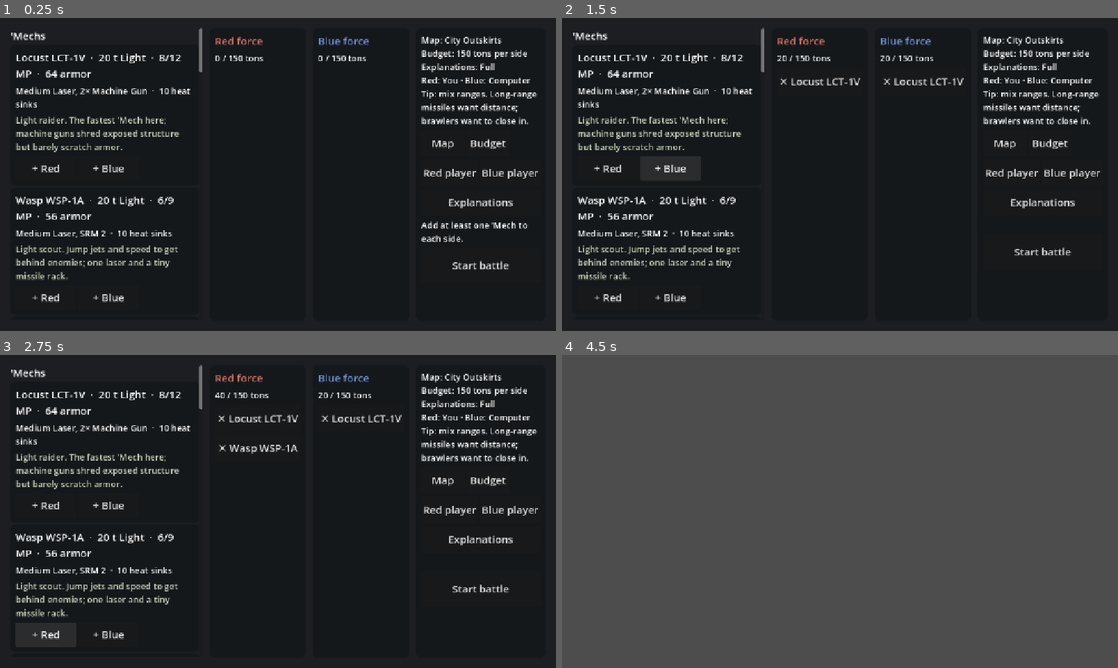
Above: before the commit, frames 1-4 (two rows, left to right).
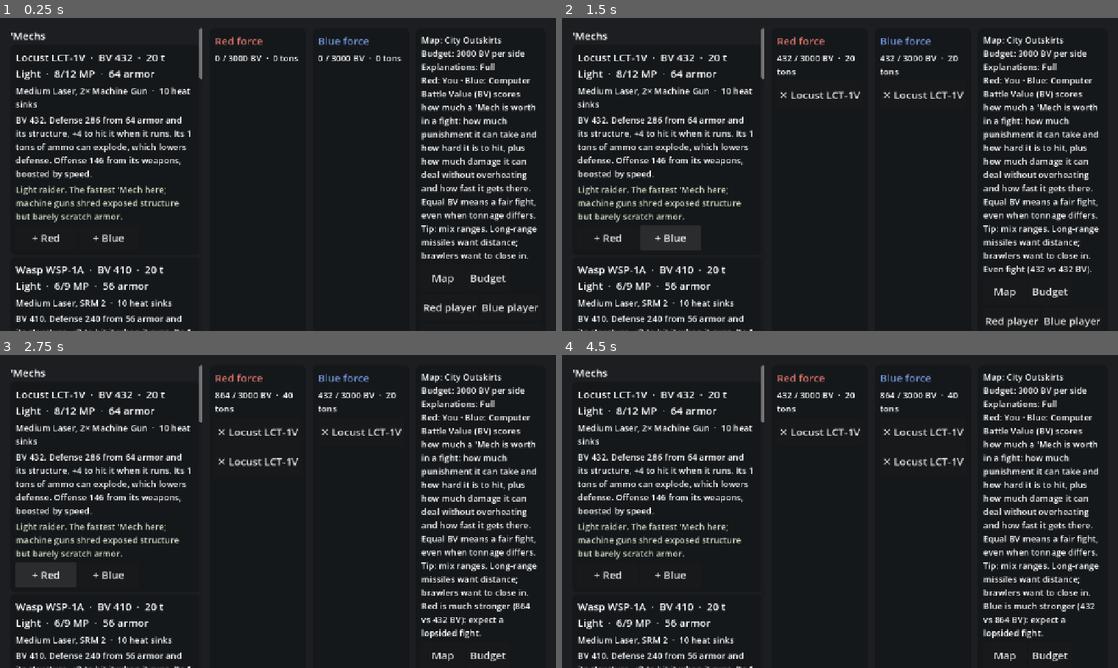
Above: after the commit, the same moments.

Repository: drag0nblad3/BtechMobile
Game: Godot game, scene res://scenes/menu.tscn
Same seed, same stepped clock (60 frames per second), same inputs: the game is played once before the commit and once after it.
Inputs (mouse positions are in pixels of both pictures, inside the frame that each line leads up to):
- Up to frame 1 (0.25 s): no input
- Up to frame 2 (1.5 s): click "+ Red" at 0.5 s; click "+ Blue" at 1.25 s
- Up to frame 3 (2.75 s): click "+ Red" at 2 s
- Up to frame 4 (4.5 s): click "+ Blue" at 2.75 s; click (1040, 589) at 3.5 s, where only the run before the commit has a clickable "Start battle"; click (817, 433) at 4.25 s, where only the run after the commit has a clickable "✕ Locust LCT-1V"

The runs differ from the first frame. In frame 1, 11% of the frame differs, in the area x 2-97%, y 10-100%; in frame 2, 12%; in frame 3, 12%; in frame 4, 97%, in the area x 0-100%, y 0-100%.
Error before the commit: Parse Error: Identifier "BattleEnvironment" not declared in the current scope. (res://src/view/battle/battle_scene.gd:31)

Commit message:
Battle Value budgets and balance explanations in the force builder
Co-Authored-By: Claude Opus 5.5 <noreply@anthropic.com>
Claude-Session: https://claude.ai/code/session_01LRZhwz9GXU4qsCrKEJ11Bp

Diff:
--- a/data/weapons.json
+++ b/data/weapons.json
@@ -1,21 +1,21 @@
 {
   "weapons": [
-    {"id": "small_laser", "name": "Small Laser", "type": "energy", "heat": 1, "damage": 3, "min": 0, "short": 1, "medium": 2, "long": 3, "slots": 1},
-    {"id": "medium_laser", "name": "Medium Laser", "type": "energy", "heat": 3, "damage": 5, "min": 0, "short": 3, "medium": 6, "long": 9, "slots": 1},
-    {"id": "large_laser", "name": "Large Laser", "type": "energy", "heat": 8, "damage": 8, "min": 0, "short": 5, "medium": 10, "long": 15, "slots": 2},
-    {"id": "ppc", "name": "PPC", "type": "energy", "heat": 10, "damage": 10, "min": 3, "short": 6, "medium": 12, "long": 18, "slots": 3},
-    {"id": "flamer", "name": "Flamer", "type": "energy", "heat": 3, "damage": 2, "min": 0, "short": 1, "medium": 2, "long": 3, "slots": 1},
-    {"id": "machine_gun", "name": "Machine Gun", "type": "ballistic", "heat": 0, "damage": 2, "min": 0, "short": 1, "medium": 2, "long": 3, "slots": 1, "ammo_per_ton": 200},
-    {"id": "ac2", "name": "AC/2", "type": "ballistic", "heat": 1, "damage": 2, "min": 4, "short": 8, "medium": 16, "long": 24, "slots": 1, "ammo_per_ton": 45},
-    {"id": "ac5", "name": "AC/5", "type": "ballistic", "heat": 1, "damage": 5, "min": 3, "short": 6, "medium": 12, "long": 18, "slots": 4, "ammo_per_ton": 20},
-    {"id": "ac10", "name": "AC/10", "type": "ballistic", "heat": 3, "damage": 10, "min": 0, "short": 5, "medium": 10, "long": 15, "slots": 7, "ammo_per_ton": 10},
-    {"id": "ac20", "name": "AC/20", "type": "ballistic", "heat": 7, "damage": 20, "min": 0, "short": 3, "medium": 6, "long": 9, "slots": 10, "ammo_per_ton": 5},
-    {"id": "srm2", "name": "SRM 2", "type": "missile", "heat": 2, "damage": 2, "missiles": 2, "group": 1, "min": 0, "short": 3, "medium": 6, "long": 9, "slots": 1, "ammo_per_ton": 50},
-    {"id": "srm4", "name": "SRM 4", "type": "missile", "heat": 3, "damage": 2, "missiles": 4, "group": 1, "min": 0, "short": 3, "medium": 6, "long": 9, "slots": 1, "ammo_per_ton": 25},
-    {"id": "srm6", "name": "SRM 6", "type": "missile", "heat": 4, "damage": 2, "missiles": 6, "group": 1, "min": 0, "short": 3, "medium": 6, "long": 9, "slots": 2, "ammo_per_ton": 15},
-    {"id": "lrm5", "name": "LRM 5", "type": "missile", "heat": 2, "damage": 1, "missiles": 5, "group": 5, "min": 6, "short": 7, "medium": 14, "long": 21, "slots": 1, "ammo_per_ton": 24},
-    {"id": "lrm10", "name": "LRM 10", "type": "missile", "heat": 4, "damage": 1, "missiles": 10, "group": 5, "min": 6, "short": 7, "medium": 14, "long": 21, "slots": 2, "ammo_per_ton": 12},
-    {"id": "lrm15", "name": "LRM 15", "type": "missile", "heat": 5, "damage": 1, "missiles": 15, "group": 5, "min": 6, "short": 7, "medium": 14, "long": 21, "slots": 3, "ammo_per_ton": 8},
-    {"id": "lrm20", "name": "LRM 20", "type": "missile", "heat": 6, "damage": 1, "missiles": 20, "group": 5, "min": 6, "short": 7, "medium": 14, "long": 21, "slots": 5, "ammo_per_ton": 6}
+    {"id": "small_laser", "name": "Small Laser", "type": "energy", "heat": 1, "damage": 3, "min": 0, "short": 1, "medium": 2, "long": 3, "bv": 9, "slots": 1},
+    {"id": "medium_laser", "name": "Medium Laser", "type": "energy", "heat": 3, "damage": 5, "min": 0, "short": 3, "medium": 6, "long": 9, "bv": 46, "slots": 1},
+    {"id": "large_laser", "name": "Large Laser", "type": "energy", "heat": 8, "damage": 8, "min": 0, "short": 5, "medium": 10, "long": 15, "bv": 123, "slots": 2},
+    {"id": "ppc", "name": "PPC", "type": "energy", "heat": 10, "damage": 10, "min": 3, "short": 6, "medium": 12, "long": 18, "bv": 176, "slots": 3},
+    {"id": "flamer", "name": "Flamer", "type": "energy", "heat": 3, "damage": 2, "min": 0, "short": 1, "medium": 2, "long": 3, "bv": 6, "slots": 1},
+    {"id": "machine_gun", "name": "Machine Gun", "type": "ballistic", "heat": 0, "damage": 2, "min": 0, "short": 1, "medium": 2, "long": 3, "bv": 5, "ammo_bv": 1, "slots": 1, "ammo_per_ton": 200},
+    {"id": "ac2", "name": "AC/2", "type": "ballistic", "heat": 1, "damage": 2, "min": 4, "short": 8, "medium": 16, "long": 24, "bv": 37, "ammo_bv": 5, "slots": 1, "ammo_per_ton": 45},
+    {"id": "ac5", "name": "AC/5", "type": "ballistic", "heat": 1, "damage": 5, "min": 3, "short": 6, "medium": 12, "long": 18, "bv": 70, "ammo_bv": 9, "slots": 4, "ammo_per_ton": 20},
+    {"id": "ac10", "name": "AC/10", "type": "ballistic", "heat": 3, "damage": 10, "min": 0, "short": 5, "medium": 10, "long": 15, "bv": 123, "ammo_bv": 15, "slots": 7, "ammo_per_ton": 10},
+    {"id": "ac20", "name": "AC/20", "type": "ballistic", "heat": 7, "damage": 20, "min": 0, "short": 3, "medium": 6, "long": 9, "bv": 178, "ammo_bv": 22, "slots": 10, "ammo_per_ton": 5},
+    {"id": "srm2", "name": "SRM 2", "type": "missile", "heat": 2, "damage": 2, "missiles": 2, "group": 1, "min": 0, "short": 3, "medium": 6, "long": 9, "bv": 21, "ammo_bv": 3, "slots": 1, "ammo_per_ton": 50},
+    {"id": "srm4", "name": "SRM 4", "type": "missile", "heat": 3, "damage": 2, "missiles": 4, "group": 1, "min": 0, "short": 3, "medium": 6, "long": 9, "bv": 39, "ammo_bv": 5, "slots": 1, "ammo_per_ton": 25},
+    {"id": "srm6", "name": "SRM 6", "type": "missile", "heat": 4, "damage": 2, "missiles": 6, "group": 1, "min": 0, "short": 3, "medium": 6, "long": 9, "bv": 59, "ammo_bv": 7, "slots": 2, "ammo_per_ton": 15},
+    {"id": "lrm5", "name": "LRM 5", "type": "missile", "heat": 2, "damage": 1, "missiles": 5, "group": 5, "min": 6, "short": 7, "medium": 14, "long": 21, "bv": 45, "ammo_bv": 6, "slots": 1, "ammo_per_ton": 24},
+    {"id": "lrm10", "name": "LRM 10", "type": "missile", "heat": 4, "damage": 1, "missiles": 10, "group": 5, "min": 6, "short": 7, "medium": 14, "long": 21, "bv": 90, "ammo_bv": 11, "slots": 2, "ammo_per_ton": 12},
+    {"id": "lrm15", "name": "LRM 15", "type": "missile", "heat": 5, "damage": 1, "missiles": 15, "group": 5, "min": 6, "short": 7, "medium": 14, "long": 21, "bv": 136, "ammo_bv": 17, "slots": 3, "ammo_per_ton": 8},
+    {"id": "lrm20", "name": "LRM 20", "type": "missile", "heat": 6, "damage": 1, "missiles": 20, "group": 5, "min": 6, "short": 7, "medium": 14, "long": 21, "bv": 181, "ammo_bv": 23, "slots": 5, "ammo_per_ton": 6}
   ]
 }
--- /dev/null
+++ b/src/core/explain/bv_text.gd
@@ -0,0 +1,38 @@
+class_name BvText
+extends RefCounted
+## Explains where a design's Battle Value comes from, in our own words.
+
+const WHAT_IS_BV := "Battle Value (BV) scores how much a 'Mech is worth in a fight: " \
+		+ "how much punishment it can take and how hard it is to hit, plus how much " \
+		+ "damage it can deal without overheating and how fast it gets there. " \
+		+ "Equal BV means a fair fight, even when tonnage differs."
+
+
+## One line for the force builder catalog. Empty at Off.
+static func line(def: UnitDef, level: int) -> String:
+	var b := BattleValue.breakdown(def)
+	if level == ExplainLevel.OFF:
+		return ""
+	if level == ExplainLevel.LIGHT:
+		return "Defense %d · offense %d" % [roundi(b["defensive"]), roundi(b["offensive"])]
+	var parts: Array[String] = ["BV %d." % b["total"]]
+	parts.append("Defense %d from %d armor and its structure%s." % [roundi(b["defensive"]),
+			def.total_armor(), (", +%d to hit it when it runs" % b["tmm"]) if b["tmm"] > 0 else ""])
+	if b["ammo_penalty"] > 0:
+		parts.append("Its %d tons of ammo can explode, which lowers defense." % def.ammo_mounts.size())
+	parts.append("Offense %d from its weapons%s." % [roundi(b["offensive"]),
+			", boosted by speed" if b["speed_factor"] > 1.0 else (", reduced by low speed" if b["speed_factor"] < 1.0 else "")])
+	var halved: Array = b["halved"]
+	if not halved.is_empty():
+		var names := _unique(halved)
+		parts.append("%s count%s half: it can't fire everything without overheating." % [
+				", ".join(names), "" if names.size() > 1 else "s"])
+	return " ".join(parts)
+
+
+static func _unique(names: Array) -> PackedStringArray:
+	var out := PackedStringArray()
+	for n: String in names:
+		if not out.has(n):
+			out.append(n)
+	return out
--- /dev/null
+++ b/src/core/forces/battle_value.gd
@@ -0,0 +1,93 @@
+class_name BattleValue
+extends RefCounted
+## Battle Value: one number for how much a design is worth in a fight, used
+## to balance forces. Defensive part (armor, structure, how hard it is to hit)
+## plus offensive part (weapons it can fire without overheating, ammo, speed).
+## TODO(rules): simplified BV 2 for standard-tech 'Mechs. Rear weapons count
+## half, every ton of ammo costs 15, no CASE, no pilot skill adjustment.
+
+const ARMOR_MULT := 2.5
+const STRUCTURE_MULT := 1.5
+const GYRO_MULT := 0.5
+const AMMO_PENALTY := 15
+const RUN_HEAT := 2
+const JUMP_HEAT_MIN := 3
+
+
+## Total BV, rounded.
+static func of(def: UnitDef) -> int:
+	return int(breakdown(def)["total"])
+
+
+## All the parts, for explanations. Keys: total, defensive, offensive,
+## armor, structure, gyro, ammo_penalty, tmm, def_factor, weapons, ammo,
+## tonnage, heat_capacity, speed_mp, speed_factor, halved (weapon names).
+static func breakdown(def: UnitDef) -> Dictionary:
+	var b := {}
+	b["armor"] = def.total_armor() * ARMOR_MULT
+	var structure := 0
+	for loc in Location.COUNT:
+		structure += StructureTable.points(def.tonnage, loc)
+	b["structure"] = structure * STRUCTURE_MULT
+	b["gyro"] = def.tonnage * GYRO_MULT
+	b["ammo_penalty"] = def.ammo_mounts.size() * AMMO_PENALTY
+	var tmm := maxi(ToHitCalc.target_movement_mod(def.run_mp()),
+			ToHitCalc.target_movement_mod(def.jump_mp, true) if def.jump_mp > 0 else 0)
+	b["tmm"] = tmm
+	b["def_factor"] = 1.0 + tmm / 10.0
+	var base: float = b["armor"] + b["structure"] + b["gyro"] - b["ammo_penalty"]
+	b["defensive"] = maxf(1.0, base) * b["def_factor"]
+	_weapons(def, b)
+	b["ammo"] = _ammo(def)
+	b["tonnage"] = float(def.tonnage)
+	b["speed_mp"] = def.run_mp() + roundi(def.jump_mp / 2.0)
+	b["speed_factor"] = snappedf(pow(1.0 + (b["speed_mp"] - 5) / 10.0, 1.2), 0.01)
+	b["offensive"] = (b["weapons"] + b["ammo"] + b["tonnage"]) * b["speed_factor"]
+	b["total"] = roundi(b["defensive"] + b["offensive"])
+	return b
+
+
+## Weapons from best to worst; once their heat passes what the 'Mech can sink
+## while moving, the rest count half.
+static func _weapons(def: UnitDef, b: Dictionary) -> void:
+	var move_heat := RUN_HEAT
+	if def.jump_mp > 0:
+		move_heat = maxi(move_heat, maxi(JUMP_HEAT_MIN, def.jump_mp))
+	var capacity := 6 + def.heat_sinks - move_heat
+	b["heat_capacity"] = capacity
+	var mounts := def.weapon_mounts.duplicate()
+	mounts.sort_custom(func(x: Dictionary, y: Dictionary) -> bool:
+		var wx: WeaponDef = x["weapon"]
+		var wy: WeaponDef = y["weapon"]
+		return wx.bv > wy.bv if wx.bv != wy.bv else wx.heat < wy.heat)
+	var total := 0.0
+	var heat := 0
+	var halved: Array[String] = []
+	for m: Dictionary in mounts:
+		var w: WeaponDef = m["weapon"]
+		var value := float(w.bv)
+		if m["rear"]:
+			value *= 0.5
+		if heat > capacity:
+			value *= 0.5
+			halved.append(w.name)
+		heat += w.heat
+		total += value
+	b["weapons"] = total
+	b["halved"] = halved
+
+
+## Ammo is worth no more than the weapons that fire it.
+static func _ammo(def: UnitDef) -> float:
+	var per_weapon := {}
+	for a: Dictionary in def.ammo_mounts:
+		var w: WeaponDef = a["weapon"]
+		per_weapon[w.id] = int(per_weapon.get(w.id, 0)) + w.ammo_bv
+	var cap := {}
+	for m: Dictionary in def.weapon_mounts:
+		var w: WeaponDef = m["weapon"]
+		cap[w.id] = int(cap.get(w.id, 0)) + w.bv
+	var total := 0.0
+	for id: String in per_weapon:
+		total += mini(per_weapon[id], int(cap.get(id, 0)))
+	return total
--- a/src/core/forces/force_builder.gd
+++ b/src/core/forces/force_builder.gd
@@ -1,26 +1,32 @@
 class_name ForceBuilder
 extends RefCounted
-## Builds two forces under a tonnage budget, then deploys them on a map:
+## Builds two forces under a Battle Value budget, then deploys them on a map:
 ## side 0 along the south edge facing north, side 1 along the north edge.
-## TODO(rules): Battle Value balancing instead of plain tonnage.
 
 const MAX_UNITS := 4
-const BUDGETS := [100, 150, 200, 300, 400]
+const BUDGETS := [2000, 3000, 4500, 6000, 8000]
 
 var units: UnitDb
-var budget: int = 150
+var budget: int = 3000  ## Battle Value per side.
 var rosters: Array = [[], []]  ## Per side: Array[String] of UnitDef ids.
 
 
-func _init(unit_db: UnitDb, tons: int = 150) -> void:
+func _init(unit_db: UnitDb, bv_budget: int = 3000) -> void:
 	units = unit_db
-	budget = tons
+	budget = bv_budget
 
 
 func tons(side: int) -> int:
 	var n := 0
 	for id: String in rosters[side]:
 		n += units.get_def(id).tonnage
+	return n
+
+
+func bv(side: int) -> int:
+	var n := 0
+	for id: String in rosters[side]:
+		n += BattleValue.of(units.get_def(id))
 	return n
 
 
@@ -31,8 +37,8 @@
 		return "Unknown design"
 	if rosters[side].size() >= MAX_UNITS:
 		return "A lance is at most %d 'Mechs" % MAX_UNITS
-	if tons(side) + def.tonnage > budget:
-		return "Over budget: %d of %d tons left" % [budget - tons(side), budget]
+	if bv(side) + BattleValue.of(def) > budget:
+		return "Over budget: %d of %d BV left" % [budget - bv(side), budget]
 	return ""
 
 
@@ -46,6 +52,21 @@
 func remove(side: int, index: int) -> void:
 	if index >= 0 and index < rosters[side].size():
 		rosters[side].remove_at(index)
+
+
+## How even the two forces are, in plain words ("" until both have units).
+func balance_text() -> String:
+	var a := bv(0)
+	var b := bv(1)
+	if a == 0 or b == 0:
+		return ""
+	var diff := absf(a - b) / float(maxi(a, b))
+	var stronger := Names.side(0 if a > b else 1)
+	if diff < 0.05:
+		return "Even fight (%d vs %d BV)." % [a, b]
+	if diff < 0.15:
+		return "%s is a little stronger (%d vs %d BV)." % [stronger, a, b]
+	return "%s is much stronger (%d vs %d BV): expect a lopsided fight." % [stronger, a, b]
 
 
 func ready_to_fight() -> bool:
--- a/src/core/units/weapon_def.gd
+++ b/src/core/units/weapon_def.gd
@@ -18,6 +18,8 @@
 var long_range: int
 var slots: int
 var ammo_per_ton: int  ## 0 = no ammo needed.
+var bv: int           ## Battle Value of the weapon.
+var ammo_bv: int       ## Battle Value of one ton of its ammo.
 
 
 static func from_dict(d: Dictionary) -> WeaponDef:
@@ -35,6 +37,8 @@
 	w.long_range = int(d["long"])
 	w.slots = int(d.get("slots", 1))
 	w.ammo_per_ton = int(d.get("ammo_per_ton", 0))
+	w.bv = int(d.get("bv", 0))
+	w.ammo_bv = int(d.get("ammo_bv", 0))
 	return w
 
 
--- a/src/view/menu/force_builder_screen.gd
+++ b/src/view/menu/force_builder_screen.gd
@@ -1,6 +1,6 @@
 class_name ForceBuilderScreen
 extends Control
-## Pick a map, a tonnage budget and up to four 'Mechs per side, then start.
+## Pick a map, a Battle Value budget and up to four 'Mechs per side, then start.
 ## Both sides are played on this device (hot seat) for now.
 
 var db: UnitDb
@@ -11,6 +11,7 @@
 var _totals: Array[Label] = []
 var _status: Label
 var _info: Label
+var _bv_labels: Array = []  ## [Label, UnitDef] per catalog entry.
 var bot_sides := [1]
 
 
@@ -50,9 +51,11 @@
 	UiKit.label(list, "'Mechs")
 	for def in db.sorted_defs():
 		var box := UiKit.panel(list)
-		UiKit.label(box, "%s  ·  %d t %s  ·  %d/%d MP  ·  %d armor" % [def.display_name(),
-				def.tonnage, def.weight_class(), def.walk_mp, def.run_mp(), def.total_armor()])
+		UiKit.label(box, "%s  ·  BV %d  ·  %d t %s  ·  %d/%d MP  ·  %d armor" % [def.display_name(),
+				BattleValue.of(def), def.tonnage, def.weight_class(), def.walk_mp, def.run_mp(), def.total_armor()])
 		UiKit.label(box, _weapons_line(def), UiKit.SMALL)
+		var bv_line := BvText.line(def, GameSettings.explain_level)
+		_bv_labels.append([UiKit.label(box, bv_line, UiKit.SMALL), def])
 		if def.role != "":
 			UiKit.label(box, def.role, UiKit.SMALL).modulate = Color(0.8, 0.85, 0.75)
 		var row := HBoxContainer.new()
@@ -121,17 +124,24 @@
 func _refresh() -> void:
 	for side in 2:
 		UiKit.clear(_rosters[side])
-		_totals[side].text = "%d / %d tons" % [builder.tons(side), builder.budget]
+		_totals[side].text = "%d / %d BV  ·  %d tons" % [builder.bv(side), builder.budget, builder.tons(side)]
 		var ids: Array = builder.rosters[side]
 		for i in ids.size():
 			UiKit.button(_rosters[side], "✕ " + db.get_def(ids[i]).display_name(),
 					func(): builder.remove(side, i); _refresh())
 	var map_name: String = JsonFile.read(maps[map_index]).get("name", "?")
-	_info.text = "Map: %s\nBudget: %d tons per side\nExplanations: %s\nRed: %s · Blue: %s" % [map_name,
+	for pair: Array in _bv_labels:
+		pair[0].text = BvText.line(pair[1], GameSettings.explain_level)
+		pair[0].visible = pair[0].text != ""
+	_info.text = "Map: %s\nBudget: %d BV per side\nExplanations: %s\nRed: %s · Blue: %s" % [map_name,
 			builder.budget, ExplainLevel.name_of(GameSettings.explain_level),
 			"Computer" if bot_sides.has(0) else "You", "Computer" if bot_sides.has(1) else "You"]
 	if GameSettings.explain_level == ExplainLevel.FULL:
+		_info.text += "\n" + BvText.WHAT_IS_BV
 		_info.text += "\nTip: mix ranges. Long-range missiles want distance; brawlers want to close in."
+	var balance := builder.balance_text()
+	if balance != "" and GameSettings.explain_level != ExplainLevel.OFF:
+		_info.text += "\n" + balance
 	_status.text = "" if builder.ready_to_fight() else "Add at least one 'Mech to each side."
 
 
--- a/tests/unit/test_forces.gd
+++ b/tests/unit/test_forces.gd
@@ -3,19 +3,45 @@
 
 
 func test_budget_and_lance_size() -> void:
-	var fb := ForceBuilder.new(UnitDb.load_dir(), 150)
-	check(fb.add(0, "atlas_as7d"), "100 t fits")
-	check(fb.add(0, "hunchback_hbk4g"), "150 t fits")
-	check(not fb.add(0, "jenner_jr7d"), "185 t doesn't")
-	check(fb.cant_add(0, "jenner_jr7d").begins_with("Over budget"), "explains why")
+	var db := UnitDb.load_dir()
+	var fb := ForceBuilder.new(db, 3000)
+	check(fb.add(0, "atlas_as7d"), "Atlas fits")
+	check(fb.add(0, "hunchback_hbk4g"), "plus a Hunchback fits")
+	check(not fb.add(0, "griffin_grf1n"), "a Griffin is over 3000 BV")
+	check(fb.cant_add(0, "griffin_grf1n").begins_with("Over budget"), "explains why")
+	check_eq(fb.bv(0), BattleValue.of(db.get_def("atlas_as7d")) + BattleValue.of(db.get_def("hunchback_hbk4g")))
 	check_eq(fb.tons(0), 150)
 	fb.remove(0, 0)
 	check_eq(fb.tons(0), 50)
 	check(not fb.ready_to_fight(), "needs both sides")
 
 
+func test_battle_value_ordering() -> void:
+	var db := UnitDb.load_dir()
+	var atlas := BattleValue.breakdown(db.get_def("atlas_as7d"))
+	# Published BV 2 values are about 1897 (Atlas) and 432 (Locust); ours is simplified.
+	check(absi(int(atlas["total"]) - 1897) < 60, "Atlas near its published BV: %d" % atlas["total"])
+	check(absi(BattleValue.of(db.get_def("locust_lct1v")) - 432) < 30, "Locust near its published BV")
+	check(BattleValue.of(db.get_def("jenner_jr7d")) > BattleValue.of(db.get_def("commando_com2d")),
+			"fast hard-hitting Jenner beats the Commando")
+	var whm := BattleValue.breakdown(db.get_def("warhammer_whm6r"))
+	check(not (whm["halved"] as Array).is_empty(), "Warhammer can't fire everything cool")
+	check(BvText.line(db.get_def("warhammer_whm6r"), ExplainLevel.FULL).contains("half"), "explained")
+	check_eq(BvText.line(db.get_def("warhammer_whm6r"), ExplainLevel.OFF), "")
+
+
+func test_balance_text() -> void:
+	var fb := ForceBuilder.new(UnitDb.load_dir(), 8000)
+	check_eq(fb.balance_text(), "")
+	fb.add(0, "griffin_grf1n")
+	fb.add(1, "griffin_grf1n")
+	check(fb.balance_text().begins_with("Even fight"), fb.balance_text())
+	fb.add(1, "atlas_as7d")
+	check(fb.balance_text().contains("much stronger"), fb.balance_text())
+
+
 func test_build_deploys_both_edges() -> void:
-	var fb := ForceBuilder.new(UnitDb.load_dir(), 200)
+	var fb := ForceBuilder.new(UnitDb.load_dir(), 6000)
 	fb.add(0, "jenner_jr7d")
 	fb.add(0, "catapult_cplt_c1")
 	fb.add(1, "atlas_as7d")
--- a/tests/unit/test_game_sim.gd
+++ b/tests/unit/test_game_sim.gd
@@ -25,7 +25,7 @@
 	ids.sort()
 	var map := MapLoader.load_file("res://data/maps/river_crossing.json", terrain())
 	for i in range(0, ids.size(), 4):
-		var fb := ForceBuilder.new(db, 400)
+		var fb := ForceBuilder.new(db, 8000)
 		for k in range(i, mini(i + 4, ids.size())):
 			fb.add(k % 2, ids[k])
 		if not fb.ready_to_fight():
--- a/tools/capture.gd
+++ b/tools/capture.gd
@@ -17,7 +17,7 @@
 		_out = args[0]
 	_mode = args[1] if args.size() > 1 else ""
 	if _mode.begins_with("map="):  # e.g. map=rolling_hills: two lances on that map
-		var fb := ForceBuilder.new(UnitDb.load_dir(), 200)
+		var fb := ForceBuilder.new(UnitDb.load_dir(), 6000)
 		for id in ["griffin_grf1n", "warhammer_whm6r"]:
 			fb.add(0, id)
 		for id in ["marauder_mad3r", "wasp_wsp1a"]:
Not shown, added: src/core/explain/bv_text.gd.uid
Not shown, added: src/core/forces/battle_value.gd.uid
Not shown, added: tools/_bv_tmp.gd.uid
Not shown, changed: CLAUDE.md
Not shown, changed: docs/PLANNING.md
Not shown, changed: docs/data-formats.md
Not shown, changed: docs/rules-coverage.md
